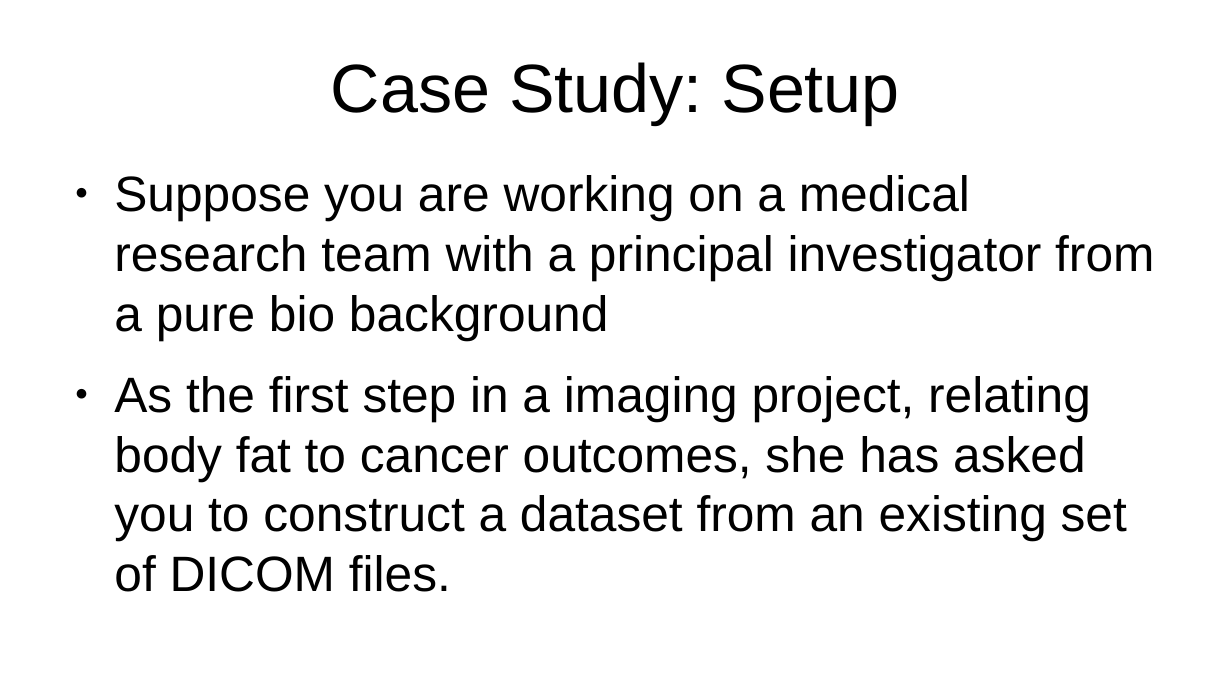
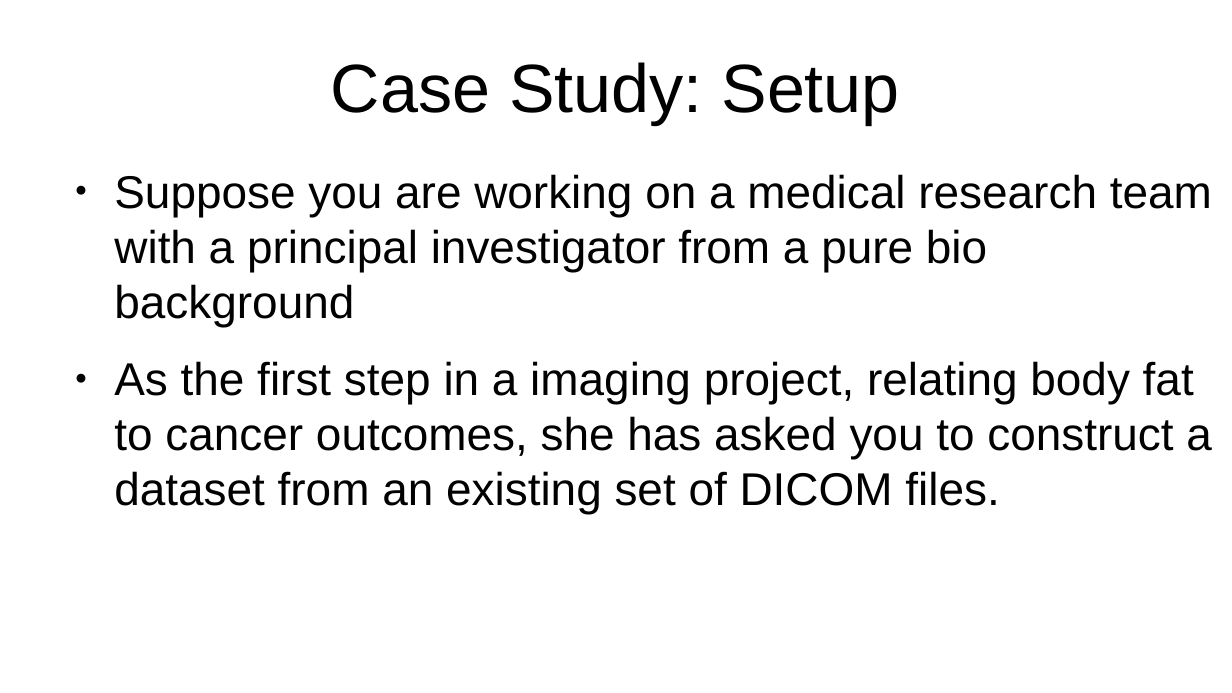
Before and after one commit to buzgalbraith/data-processing-workshop, a slide deck: slide 10 of slides/data_processing_slides.odp. Drawn at 1232x693 pixels with LibreOffice and Linux fonts; fonts in the diff are those of the drawing. Boxes give left, top, right and bottom in pixels: in the first picture for what was removed or moved away, otherwise in the second. Text is boxed around its words. In the diff, an @@ line names an element or a change of style, - is before the commit and + after.

```diff
--- a/slides/data_processing_slides.odp
+++ b/slides/data_processing_slides.odp
@@ text "Suppose you are working on ..." at <box>114,174,1212,514</box>: size 32 to 29.6 pt @@
```
Also in this commit, not shown: 9 other slides changed, 1 slide added, 2 other files.
